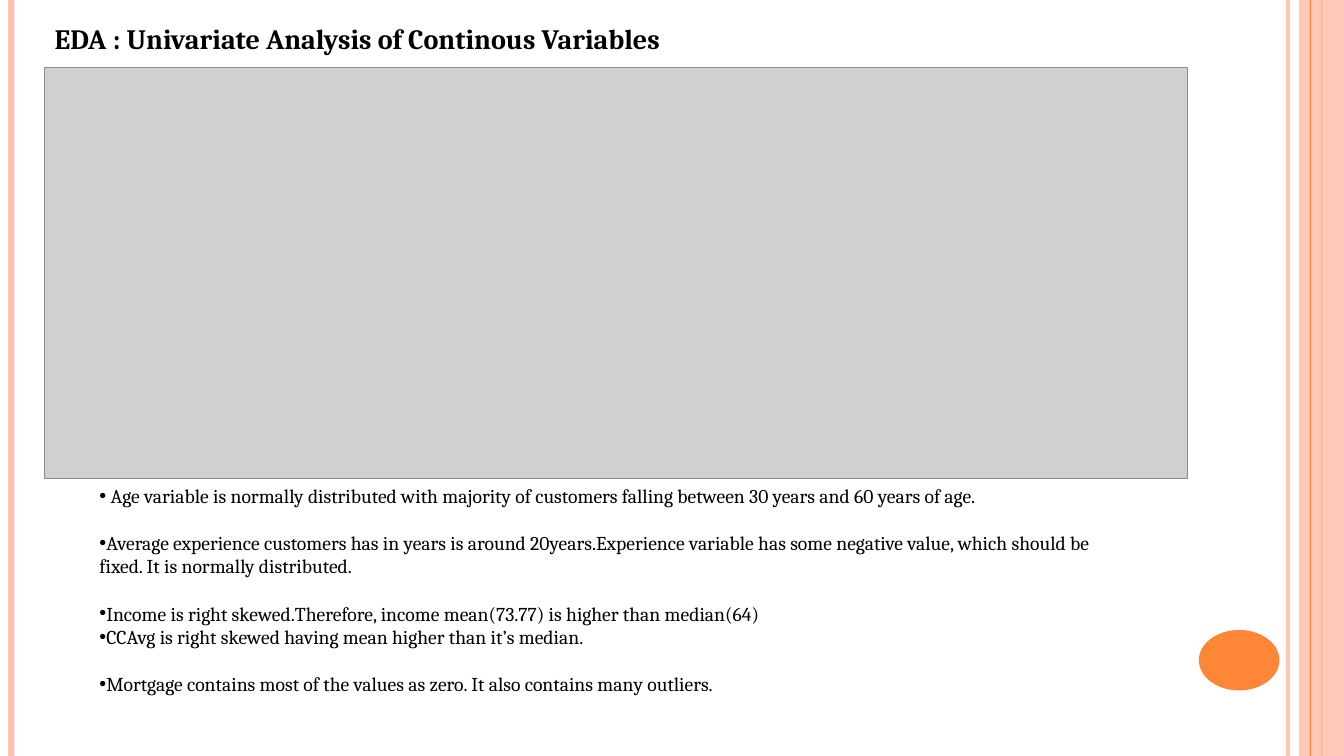
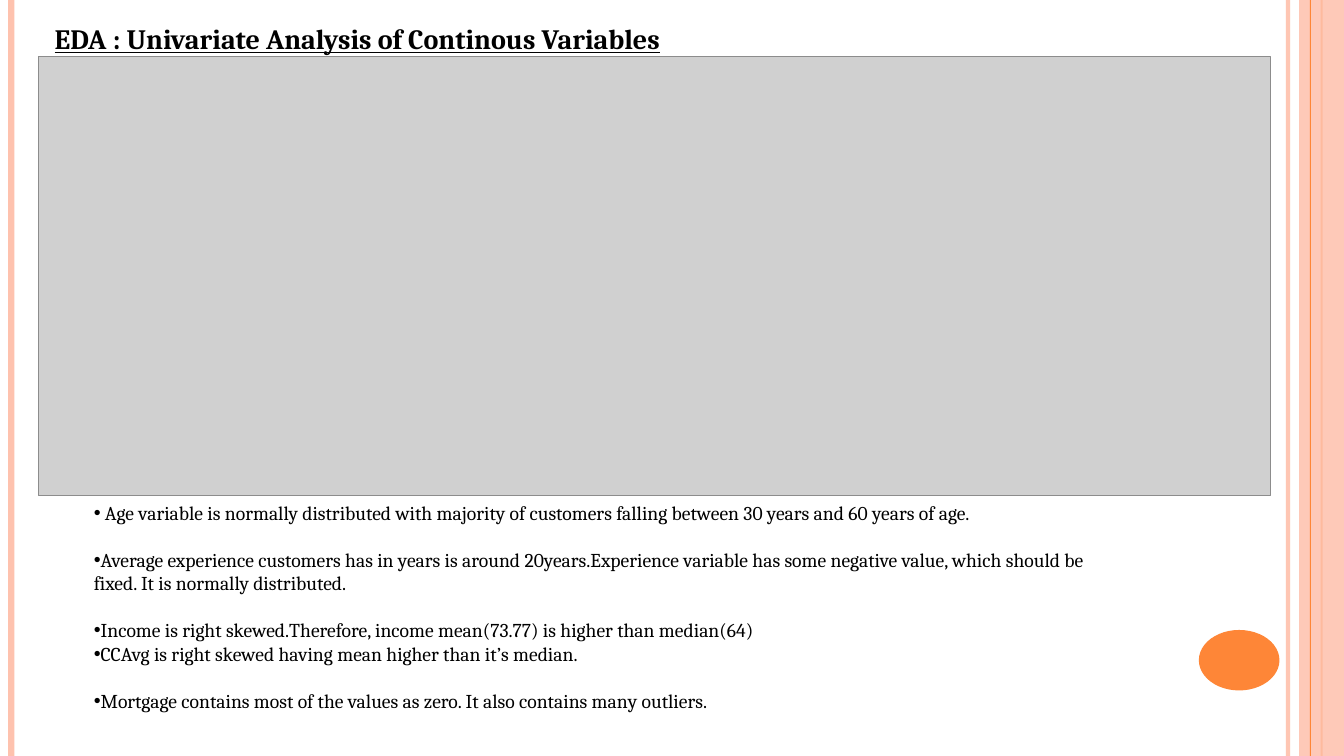
Before and after one commit to sachniv1023/final_project, a slide deck: slide 4 of Personal loan Campaign.pptx. Drawn at 1344x756 pixels with LibreOffice and Linux fonts; fonts in the diff are those of the drawing; grey boxes stand for pictures. Boxes give left, top, right and bottom in pixels: in the first picture for what was removed or moved away, otherwise in the second. Text is boxed around its words. In the diff, an @@ line names an element or a change of style, - is before the commit and + after.

```diff
--- a/Personal loan Campaign.pptx
+++ b/Personal loan Campaign.pptx
@@ text "EDA : Univariate Analysis of ..." at (55, 29, 660, 55): underline on @@
@@ picture: place and size @@
-picture at (44, 68, 1187, 479)
+picture at (38, 57, 1270, 496)
@@ text "Age variable is normally distributed ...": place and size @@
-text "Age variable is normally distributed ..." at (99, 489, 1089, 696)
+text "Age variable is normally distributed ..." at (94, 506, 1083, 713)
```
Also in this commit, not shown: 10 other slides changed, 1 slide removed.
